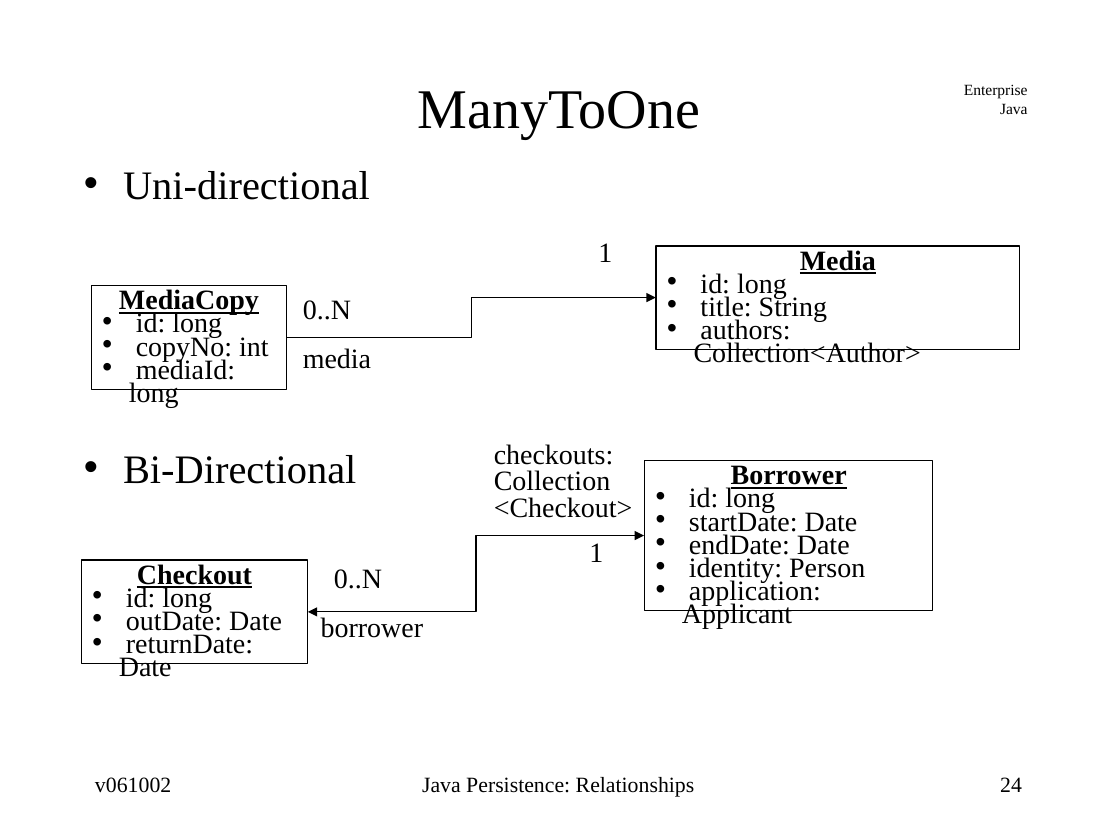
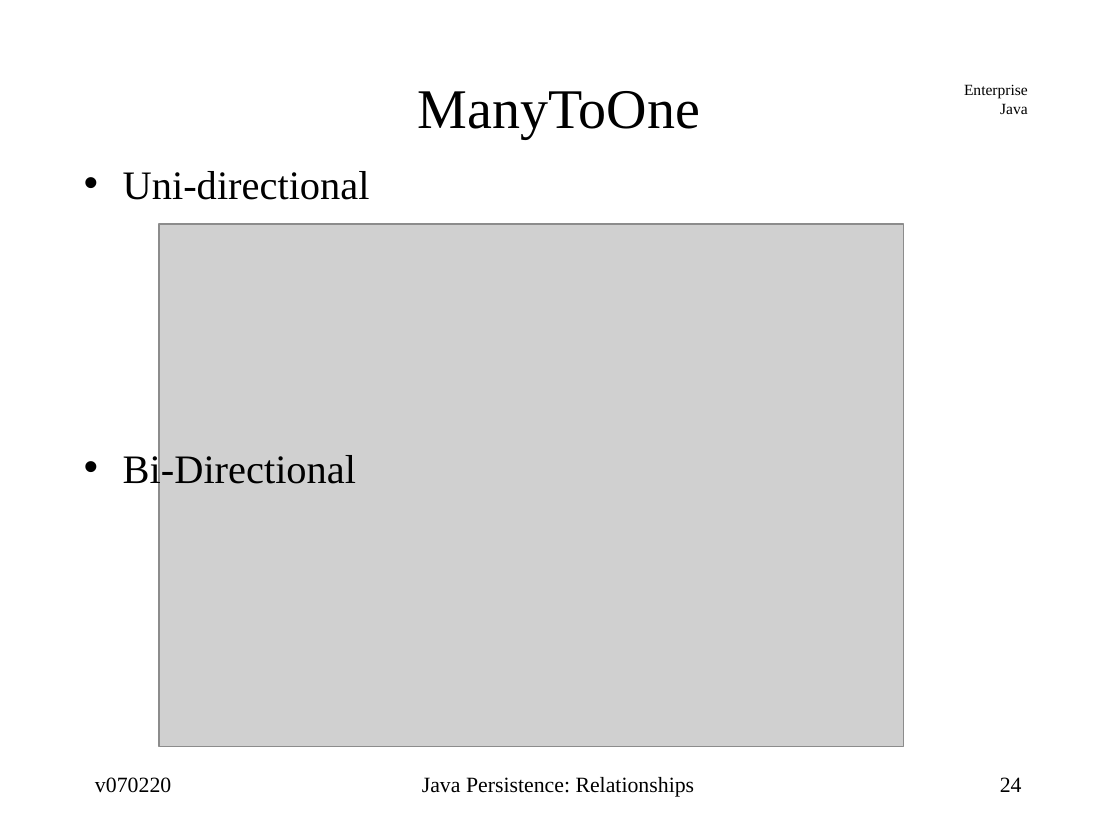
Before and after one commit to jcstaff/ejava-javaee, a slide deck: slide 24 of ormRelations/src/site/resources/lectures/ormRelations.ppt. Drawn at 1120x840 pixels with LibreOffice and Linux fonts; fonts in the diff are those of the drawing; grey boxes stand for pictures. Boxes give left, top, right and bottom in pixels: in the first picture for what was removed or moved away, otherwise in the second. Text is boxed around its words. In the diff, an @@ line names an element or a change of style, - is before the commit and + after.

```diff
--- a/ormRelations/src/site/resources/lectures/ormRelations.ppt
+++ b/ormRelations/src/site/resources/lectures/ormRelations.ppt
@@ picture added at (159,224,904,746) @@
@@ text removed at (598,243,612,262) @@
-1
@@ rectangle removed at (656,246,1020,351) @@
-Media
-• id: long
-• title: String
-• authors: Collection<Author>
@@ rectangle removed at (92,286,287,390) @@
-MediaCopy
-• id: long
-• copyNo: int
-• mediaId: long
@@ elbow arrow removed from (287, 337) to (656, 298) @@
@@ text removed at (303,300,351,320) @@
-0..N
@@ text removed at (303,348,371,369) @@
-media
@@ text removed at (494,444,633,518) @@
-checkouts:
-Collection
-<Checkout>
@@ rectangle removed at (644,460,933,610) @@
-Borrower
-• id: long
-• startDate: Date
-• endDate: Date
-• identity: Person
-• application: Applicant
@@ elbow double arrow removed from (644, 535) to (308, 612) @@
@@ rectangle removed at (82,560,308,664) @@
-Checkout
-• id: long
-• outDate: Date
-• returnDate: Date
@@ text removed at (334,569,382,589) @@
-0..N
@@ text removed at (589,543,603,562) @@
-1
@@ text removed at (321,617,423,638) @@
-borrower
@@ text at (95,777,171,793): text changed @@
-v061002
+v070220
```
Also in this commit, not shown: 61 other slides changed, 22 other files.
